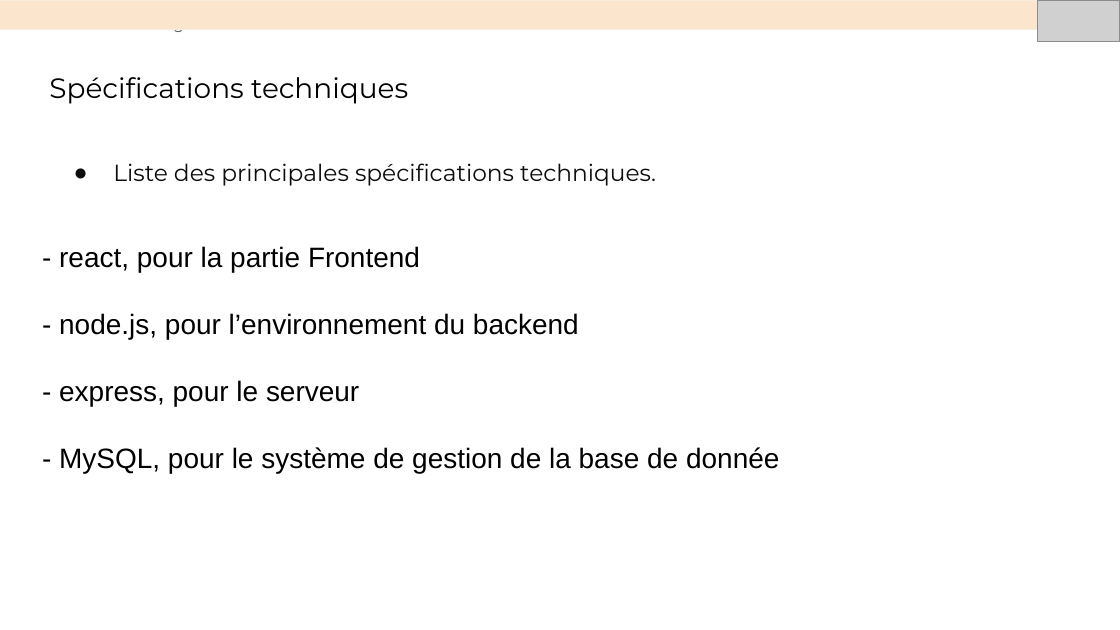
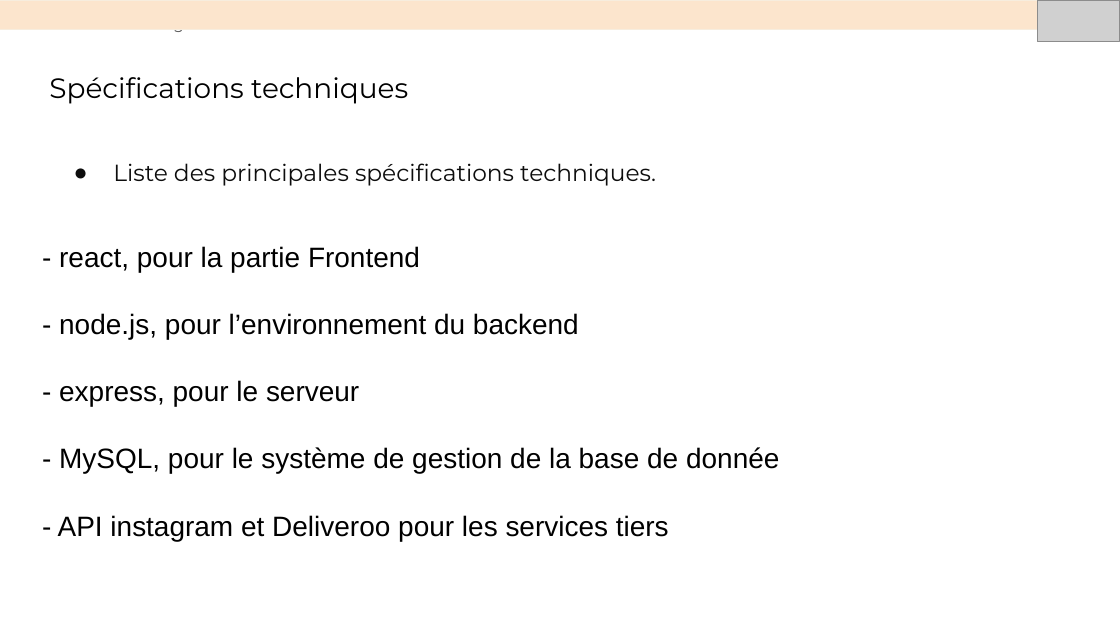
Before and after one commit to Nasus-Stackman/Projet7, a slide deck: slide 12 of Présentation.odp. Drawn at 1120x630 pixels with LibreOffice and Linux fonts; fonts in the diff are those of the drawing; grey boxes stand for pictures. Boxes give left, top, right and bottom in pixels: in the first picture for what was removed or moved away, otherwise in the second. Text is boxed around its words. In the diff, an @@ line names an element or a change of style, - is before the commit and + after.

```diff
--- a/Présentation.odp
+++ b/Présentation.odp
@@ text at bbox=[58, 515, 669, 541]: paragraph added @@
+- API instagram et Deliveroo pour les services tiers
```
Also in this commit, not shown: 3 other slides changed, 2 other files.
